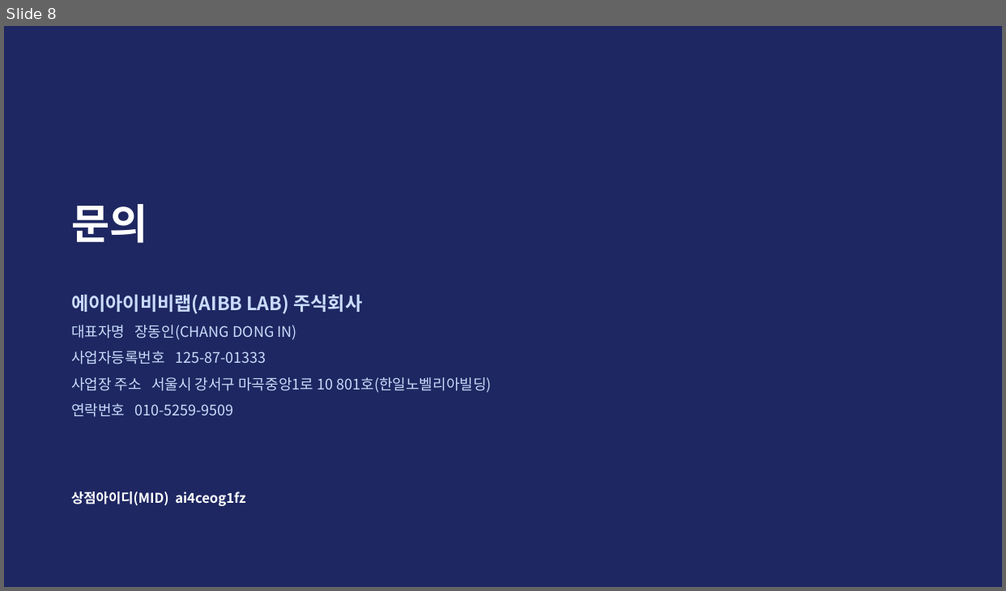
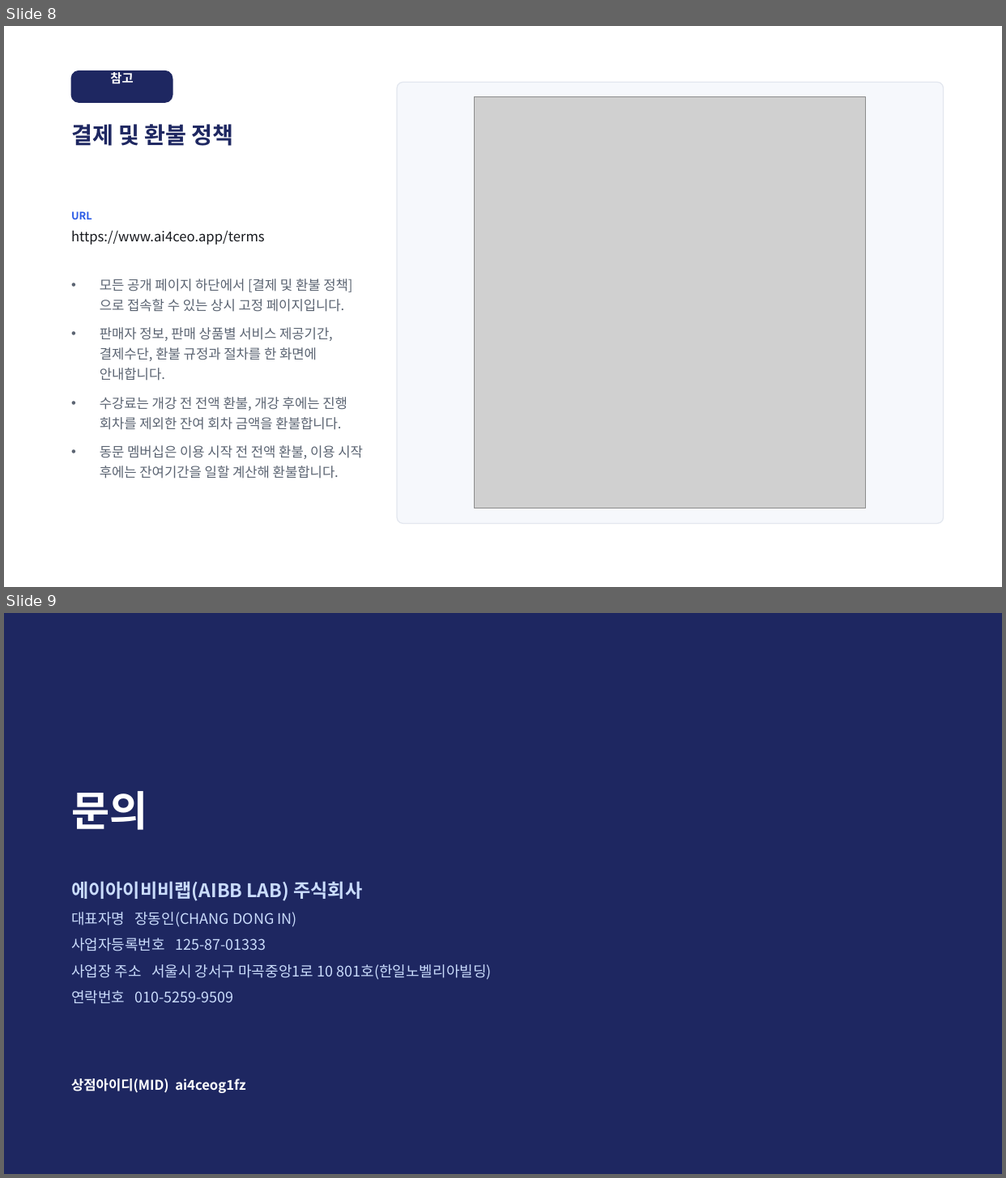
Before and after one commit to donchang07/ai4ceo-portal, a slide deck: docs/toss/AI4CEO_결제경로_ai4ceog1fz.pptx. Shown one above the other, each under a label of ours: slide 8 before the commit, slides 8 and 9 after it. The pictures are 1006x591 and 1006x1178 pixels, drawn with LibreOffice and Linux fonts; fonts in the diff are those of the drawing; grey boxes stand for pictures. Boxes give left, top, right and bottom in pixels: in the first picture for what was removed or moved away, otherwise in the second. Text is boxed around its words. In the diff, an @@ line names an element or a change of style, - is before the commit and + after.

```diff
--- a/docs/toss/AI4CEO_결제경로_ai4ceog1fz.pptx
+++ b/docs/toss/AI4CEO_결제경로_ai4ceog1fz.pptx
@@ slide 8 added at [4, 26, 1002, 587], background #FFFFFF @@
@@ rounded rectangle added at [71, 71, 172, 102], fill #1E2761, outline #1E2761 1 pt @@
@@ text added at [110, 72, 133, 84], 12 pt, text #FFFFFF, bold @@
+참고
@@ rounded rectangle added at [397, 82, 944, 524], fill #F6F8FC, outline #E3E7EF 1 pt @@
@@ picture added at [475, 97, 866, 509] @@
@@ text added at [71, 124, 234, 146], 22 pt, text #1E2761, bold @@
+결제 및 환불 정책
@@ text added at [71, 211, 92, 220], 10 pt, text #2C5CE6, bold @@
+URL
@@ text added at [71, 230, 265, 245], 13 pt, text #16181D @@
+https://www.ai4ceo.app/terms
@@ text added at [100, 279, 363, 479], 13 pt, text #5B6472 @@
+• 모든 공개 페이지 하단에서 [결제 및 환불 정책]으로 접속할 수 있는 상시 고정 페이지입니다.
+• 판매자 정보, 판매 상품별 서비스 제공기간, 결제수단, 환불 규정과 절차를 한 화면에 안내합니다.
+• 수강료는 개강 전 전액 환불, 개강 후에는 진행 회차를 제외한 잔여 회차 금액을 환불합니다.
+• 동문 멤버십은 이용 시작 전 전액 환불, 이용 시작 후에는 잔여기간을 일할 계산해 환불합니다.
@@ what was slide 8 is now slide 9 @@
```
Also in this commit, not shown: 5 slides changed, 42 other files.
